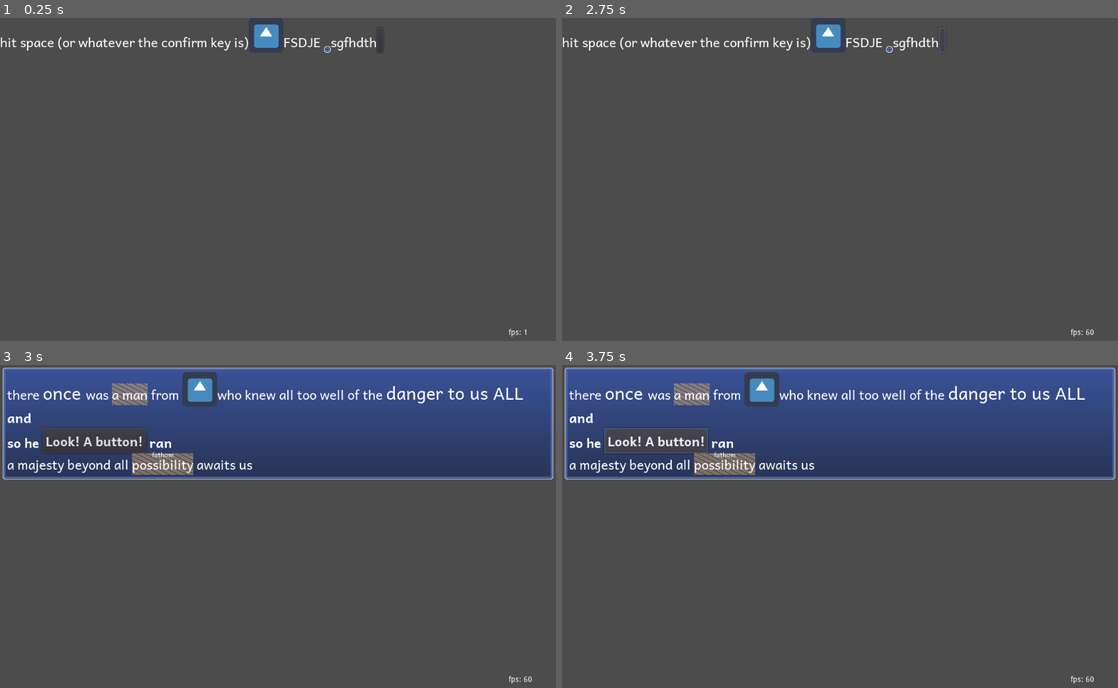
Above: before the commit, frames 1-4 (two rows, left to right).
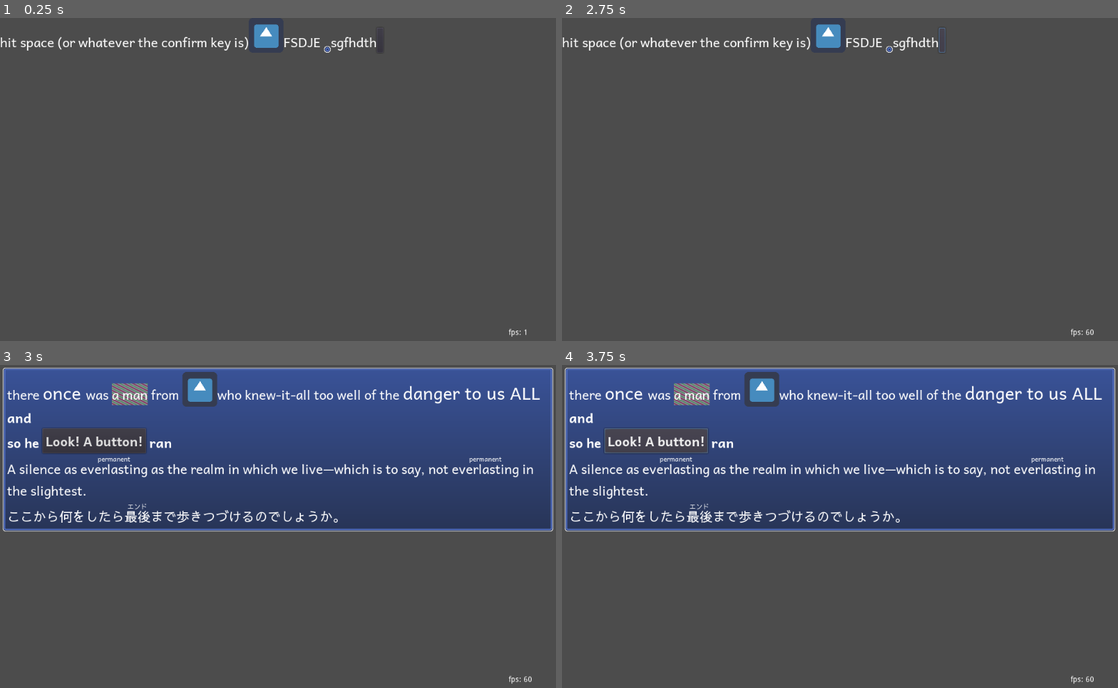
Above: after the commit, the same moments.

Repository: wareya/uitest
Game: Godot game, scene res://Document.tscn
Same seed, same stepped clock (60 frames per second), same inputs: the game is played once before the commit and once after it. The engine's default icon, where the game draws it, is replaced by a stand-in: a white triangle on a blue panel in a dark square.
Inputs (mouse positions are in pixels of both pictures, inside the frame that each line leads up to):
- Up to frame 1 (0.25 s): no input
- Up to frame 2 (2.75 s): click (940, 40) at 0.5 s; click (940, 40) at 1.25 s; click (940, 40) at 2 s
- Up to frame 3 (3 s): tap Space at 2.75 s
- Up to frame 4 (3.75 s): tap Enter (ui_accept) at 3.02 s; click "Look! A button!" at 3.5 s

Frames 1-2 are identical in both runs. In frame 3, 20% of the frame differs, in the area x 0-100%, y 6-52%; in frame 4, 20%.

Commit message:
fixes for japanese

Diff:
--- a/Document.gd
+++ b/Document.gd
@@ -19,7 +19,7 @@
     "offset_y": 0,
 
     "vertical_align": "bottom",
-    "font_family": preload("res://font/Andika-Regular.ttf"),
+    "font_family": [preload("res://font/Andika-Regular.ttf"), preload("res://font/SawarabiGothic-Regular.ttf")],
     "background": null,
     "background_9patch" : false,
     "background_9patch_top": 0,
@@ -39,12 +39,13 @@
 
 var font_cache = {}
 
-func make_font(data : DynamicFontData, size : float):
+func make_font(data : Array, size : float):
+    var font_data : DynamicFontData = data[0]
     var font_name = str(data) + " size: " + str(size)
     if font_name in font_cache:
         return font_cache[font_name]
     var font = DynamicFont.new()
-    font.font_data = data
+    font.font_data = font_data
     font.size = size
     font_cache[font_name] = font
     return font
@@ -61,9 +62,12 @@
 export var style = ""
 
 var markup = """
-there <span> once </span> was <fun>a man</fun> from <img src="res://icon.png"/> who knew all     too well of the <big>danger to us ALL</big> <b> and<br>so he <node type="Button" text="Look! A button!"></node> ran </b>
+there <span> once </span> was <fun>a man</fun> from <img src="res://icon.png"/> who knew-it-all     too well of the <big>danger to us ALL</big> <b> and<br>so he <node type="Button" text="Look! A button!"></node> ran </b>
 <br>
-a majesty beyond all <ruby>possibility<rt>fathom</ruby> awaits us
+<br>
+A silence as <ruby>everlasting<rt>permanent</ruby> as the realm in which we live—which is to say, not <ruby>everlasting<rt>permanent</ruby> in the slightest.
+<br>
+ここから何をしたら<ruby>最後<rt>エンド</ruby>まで歩きつづけるのでしょうか。
 """
 
 var stylesheet = """
@@ -77,7 +81,7 @@
 }
 b {
     display: inline;
-    font_family: "res://font/Andika-Bold.ttf";
+    font_family: "res://font/Andika-Bold.ttf", "res://font/SawarabiGothic-Regular.ttf";
 }
 br {
     display: block;
@@ -103,12 +107,11 @@
 ruby {
     justify: center;
     display: inline-block;
-    background: "res://9PatchGradient2.tres";
+    padding_top: 8;
 }
 rt {
     justify: center;
     display: float;
-    offset_y: -8;
     font_size: 12;
     width: 100%;
 }
@@ -120,6 +123,7 @@
 var visible_characters : float = -1.0 # TODO implement
 
 const _inherited_props = ["font_family", "font_size"]
+const _always_array_props = ["font_family"]
 func calculate_style(parent_props, style_data : Array, _font_cache):
     font_cache = _font_cache
     if parent_props:
@@ -143,9 +147,12 @@
             var rule : DocumentHelpers.StyleRule = _rule
             if rule.values == ["inherit"] and parent_props:
                 calculated_props[rule.prop] = parent_props[rule.prop]
-            if rule.values.size() == 1:
-                var val = rule.values[0]
-                calculated_props[rule.prop] = val
+            if rule.values.size() > 1 or rule.prop in _always_array_props:
+                calculated_props[rule.prop] = rule.values
+                pass
+            else:
+                calculated_props[rule.prop] = rule.values[0]
+                pass
             #print("!%*@: ", rule.values)
 
     for k in assigned_props.keys():
@@ -155,8 +162,18 @@
         if child.has_method("calculate_style"):
             child.calculate_style(calculated_props, style_data, font_cache)
         elif child is Label or child is Button:
-            var font = make_font(calculated_props.font_family, calculated_props.font_size)
-            child.add_font_override("font", font)
+            print(calculated_props.font_family)
+            if calculated_props.font_family is Array and calculated_props.font_family.size() > 0:
+                var fonts = []
+                var base_font : DynamicFont = null
+                var latest_font_data : DynamicFontData = null
+                for font_data in calculated_props.font_family:
+                    if base_font == null:
+                        base_font = make_font(calculated_props.font_family, calculated_props.font_size)
+                    else:
+                        base_font.add_fallback(font_data)
+                    latest_font_data = font_data
+                child.add_font_override("font", base_font)
 
 func _init():
     anchor_right = 1
@@ -297,7 +314,7 @@
 var show_self = true
 func reflow():
     #print("reflow of ", doc_name)
-    font_cache = {}
+    font_cache.clear()
     if doc_name == "root":
         calculate_style(null, style_data, font_cache)
         layout_parent = null
@@ -368,7 +385,8 @@
                 child_size.y += child.calculated_props.margin_top
                 child_size.y += child.calculated_props.margin_bottom
 
-                offset = Vector2(child.calculated_props.padding_left, child.calculated_props.padding_top)
+                #offset = Vector2(child.calculated_props.padding_left, child.calculated_props.padding_top)
+                offset = Vector2(child.calculated_props.padding_left, 0)
                 offset.x += child.calculated_props.offset_x
                 offset.y += child.calculated_props.offset_y
                 #print(offset)
--- a/DocumentHelpers.gd
+++ b/DocumentHelpers.gd
@@ -19,6 +19,19 @@
         (codepoint >= 0x30000 and codepoint <= 0x3134F)
     )
 
+static func can_break_after(c : String):
+    if c in "—-":
+        return true
+    else:
+        return false
+
+static func _to_val(val, node, name):
+    if val is String and val.begins_with("res://"):
+        val = load(val)
+    elif not node.get(name) is String:
+        val = str2var(val)
+    return val
+
 static func from_xmlnode(_xml : DocumentHelpers.XMLNode, default_script : Script):
     if _xml.text != "":
         var words = []
@@ -35,12 +48,16 @@
             if breakable:
                 words.push_back(word)
                 word = ""
+            elif can_break_after(c):
+                words.push_back(word)
+                word = ""
             prev_breakable = breakable
         # strip spaces
         var i = 0
         while i < words.size():
-            var new_chunk = words[i].strip_edges()
-            if new_chunk == "":
+            var new_word = words[i]
+            var new_chunk = new_word.strip_edges()
+            if new_chunk == "" and new_chunk != new_word:
                 new_chunk = " "
             words[i] = new_chunk
             i += 1
@@ -49,6 +66,8 @@
         while i+1 < words.size():
             if words[i] == " " and words[i+1] == " ":
                 words.remove(i+1)
+            elif words[i] == "":
+                words.remove(i)
             else:
                 i += 1
         # weld spaces to previous word
@@ -91,11 +110,15 @@
                 if a_name == "type" or not a_name in node:
                     continue
                 var a_val = _xml.attributes[a_name]
-                if a_val is String and a_val.begins_with("res://"):
-                    a_val = load(a_val)
-                elif not node.get(a_name) is String:
-                    a_val = str2var(a_val)
-                node.set(a_name, a_val)
+                if a_val is Array:
+                    var array = []
+                    for val in a_val:
+                        val = _to_val(val, node, a_name)
+                        array.push_back(val)
+                    node.set(a_name, array)
+                else:
+                    a_val = _to_val(a_val, node, a_name)
+                    node.set(a_name, a_val)
         else:
             node = default_script.new()
             node.doc_name = _xml.name
@@ -126,26 +149,26 @@
     while i < text.length():
         var c = text[i]
         i += 1
-        if in_escape:
-            in_escape = false
-            text_out += c
-        elif c == "\\":
-            in_escape = true
-            text_out += c
-        elif c == in_string:
-            in_string = ""
-            text_out += c
-        elif c == "'" or c == '"':
-            in_string = c
-            text_out += c
-        elif in_string:
-            text_out += c
-        elif c == "/" and i < text.length() and text[i] == "/":
-            in_comment = true
-        elif in_comment:
+        if in_comment:
             if c == "\n":
                 in_comment = false
                 text_out += c
+        elif in_escape:
+            in_escape = false
+            text_out += c
+        elif c == "\\":
+            in_escape = true
+            text_out += c
+        elif c == in_string:
+            in_string = ""
+            text_out += c
+        elif c == "'" or c == '"':
+            in_string = c
+            text_out += c
+        elif in_string:
+            text_out += c
+        elif c == "/" and i < text.length() and text[i] == "/":
+            in_comment = true
         else:
             text_out += c
     return text_out
@@ -281,7 +304,7 @@
             _:
                 continue
 
-    print(root.to_string())
+    #print(root.to_string())
     return root
 
 class StyleRule extends Reference:
@@ -351,7 +374,7 @@
             else:
                 if c == "'" or c == '"':
                     in_string = c
-                elif c.strip_edges() == "" or c == ";" or c == "}":
+                elif c.strip_edges() == "" or c == ";" or c == "}" or c == ",":
                     if rule_string != "":
                         rule_string = rule_string.strip_edges()
                         if rule_string.is_valid_float():
Not shown, added: font/OFL-SawarabiGothic.txt
Binary file added: font/SawarabiGothic-Regular.ttf
